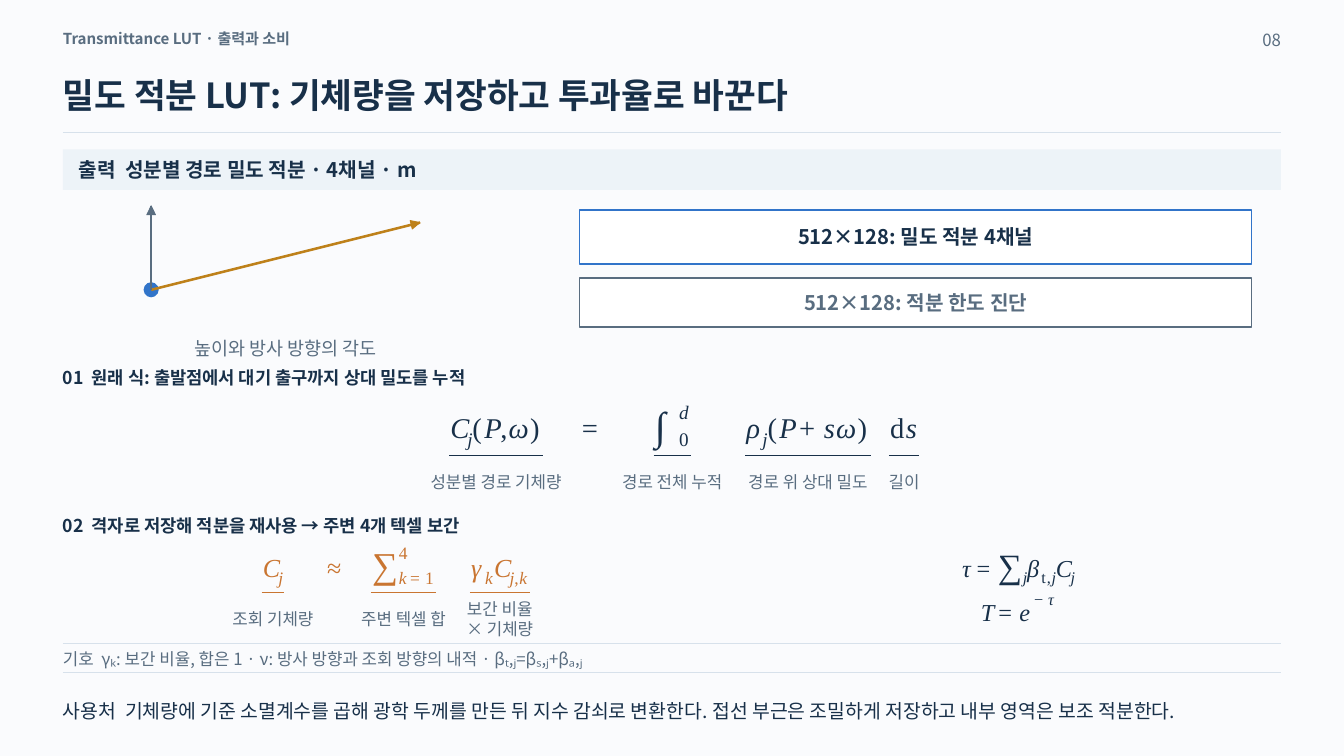
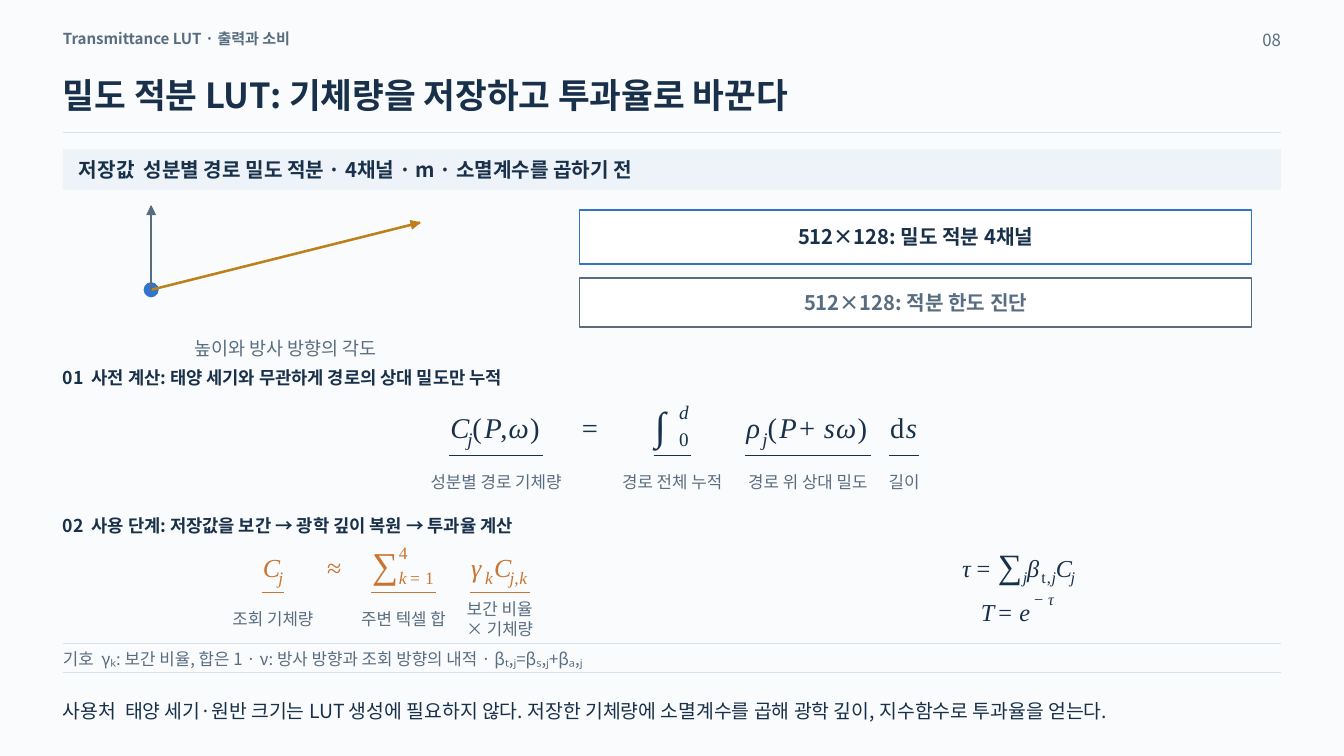
Before and after one commit to LongtimeProdigy/DuckingEngine_v0002, a slide deck: slide 8 of output/Atmosphere_Rendering_Notes_Consistent.pptx. Drawn at 1344x756 pixels with LibreOffice and Linux fonts; fonts in the diff are those of the drawing. Boxes give left, top, right and bottom in pixels: in the first picture for what was removed or moved away, otherwise in the second. Text is boxed around its words. In the diff, an @@ line names an element or a change of style, - is before the commit and + after.

Commit message:
대기산란 PPT 개선

```diff
--- a/output/Atmosphere_Rendering_Notes_Consistent.pptx
+++ b/output/Atmosphere_Rendering_Notes_Consistent.pptx
@@ text at (79,160,633,179): text changed @@
-출력 성분별 경로 밀도 적분 · 4채널 · m
+저장값 성분별 경로 밀도 적분 · 4채널 · m · 소멸계수를 곱하기 전
@@ text at (63,369,501,386): text changed @@
-01 원래 식: 출발점에서 대기 출구까지 상대 밀도를 누적
+01 사전 계산: 태양 세기와 무관하게 경로의 상대 밀도만 누적
@@ text at (63,517,512,534): text changed @@
-02 격자로 저장해 적분을 재사용 → 주변 4개 텍셀 보간
+02 사용 단계: 저장값을 보간 → 광학 깊이 복원 → 투과율 계산
@@ text at (63,702,1107,722): text changed @@
-사용처 기체량에 기준 소멸계수를 곱해 광학 두께를 만든 뒤 지수 감쇠로 변환한다. 접선 부근은 조밀하게 저장하고 내부 영역은 보조 적분한다.
+사용처 태양 세기·원반 크기는 LUT 생성에 필요하지 않다. 저장한 기체량에 소멸계수를 곱해 광학 깊이, 지수함수로 투과율을 얻는다.
```
Also in this commit, not shown: 3 other slides changed.
